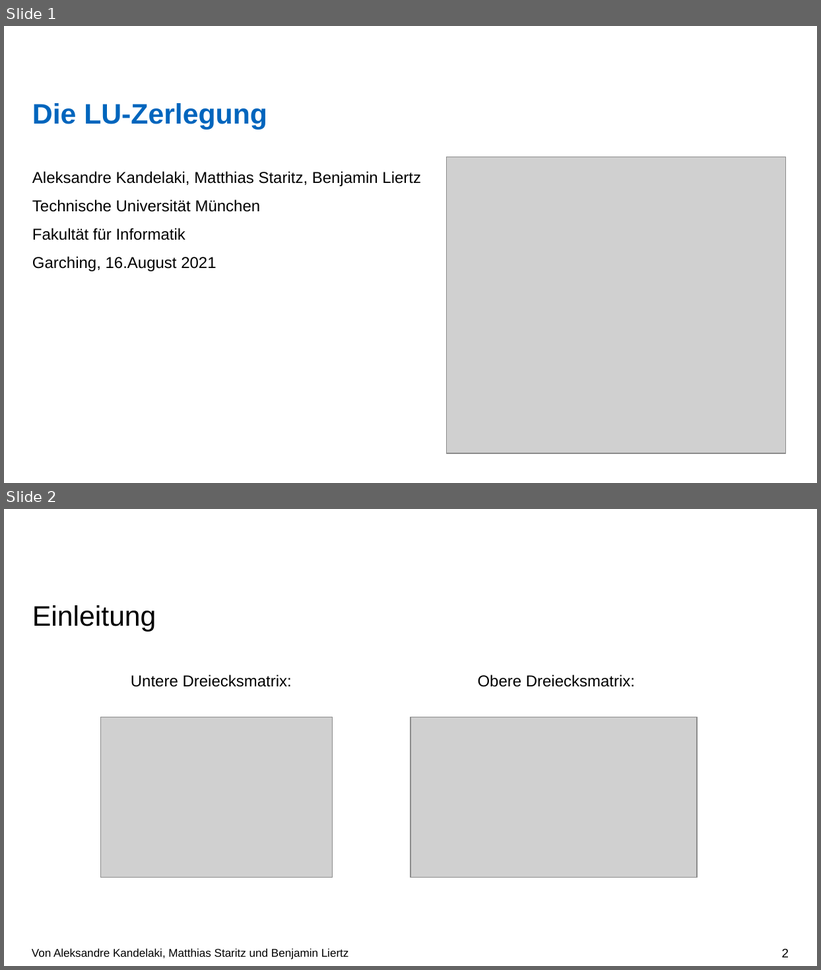
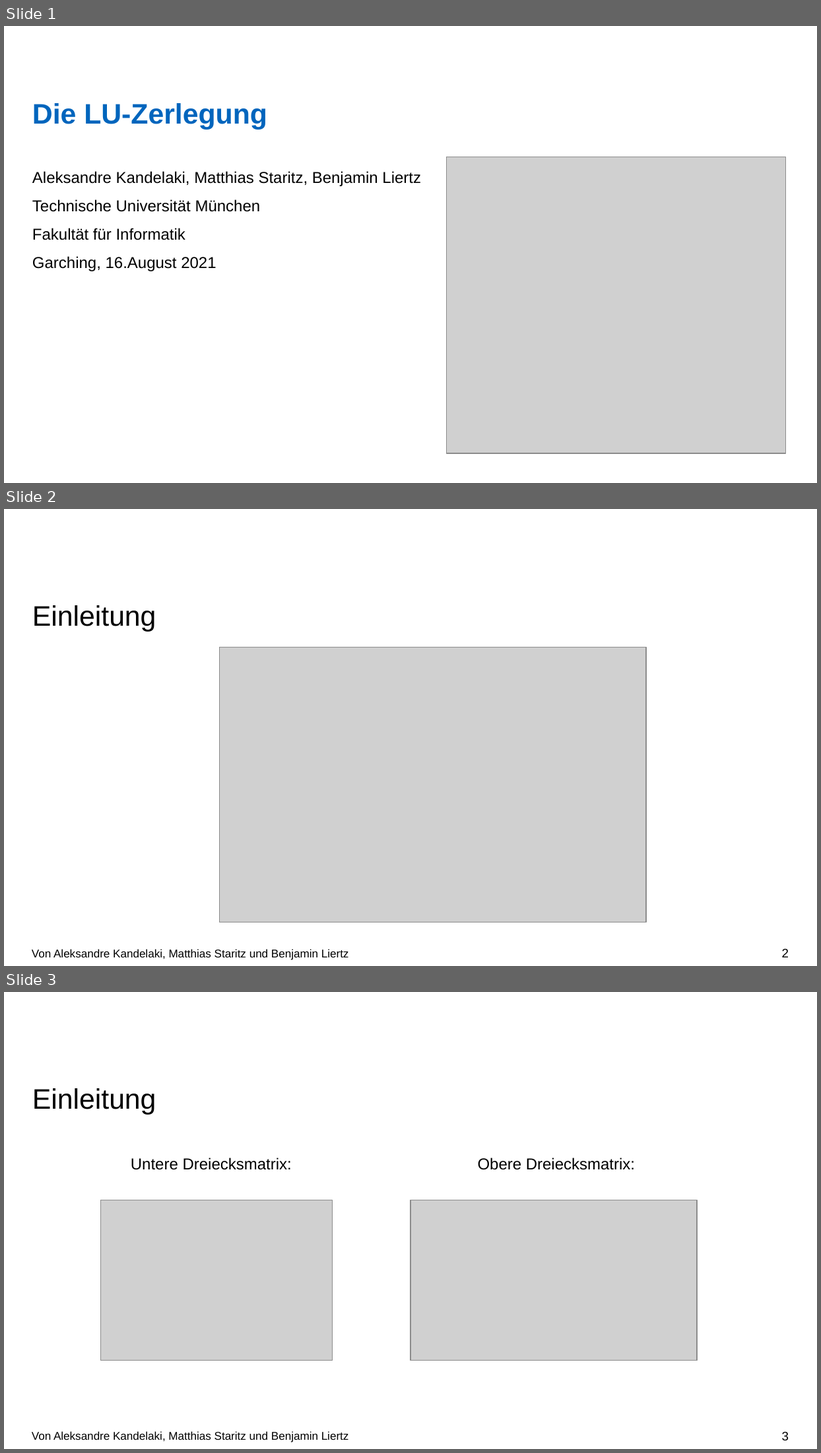
Before and after one commit to kandelak/ludecomposition, a slide deck: Vortrag/LU-Zerlegung 2.0.pptx. Shown one above the other, each under a label of ours: slides 1 and 2 before the commit, slides 1, 2 and 3 after it. The pictures are 821x970 and 821x1453 pixels, drawn with LibreOffice and Linux fonts; fonts in the diff are those of the drawing; grey boxes stand for pictures; background and template pictures are left out. Boxes give left, top, right and bottom in pixels: in the first picture for what was removed or moved away, otherwise in the second. Text is boxed around its words. In the diff, an @@ line names an element or a change of style, - is before the commit and + after.

Commit message:
Präsentation

```diff
--- a/Vortrag/LU-Zerlegung 2.0.pptx
+++ b/Vortrag/LU-Zerlegung 2.0.pptx
@@ slide 2 added at box(4, 509, 817, 966), background #FFFFFF @@
@@ title added at box(32, 605, 156, 631), 25 pt, text #000000 @@
+Einleitung
@@ picture added at box(219, 647, 646, 923) @@
@@ text added at box(32, 949, 349, 960), 10 pt, text #000000 @@
+Von Aleksandre Kandelaki, Matthias Staritz und Benjamin Liertz
@@ page number added at box(782, 949, 789, 958), 11 pt, text #000000 @@
+2
@@ what was slide 2 is now slide 3 @@
@@ page number at box(782, 1432, 789, 1441): text changed @@
-2
+3
```
Also in this commit, not shown: 2 slides changed, 2 other files.
